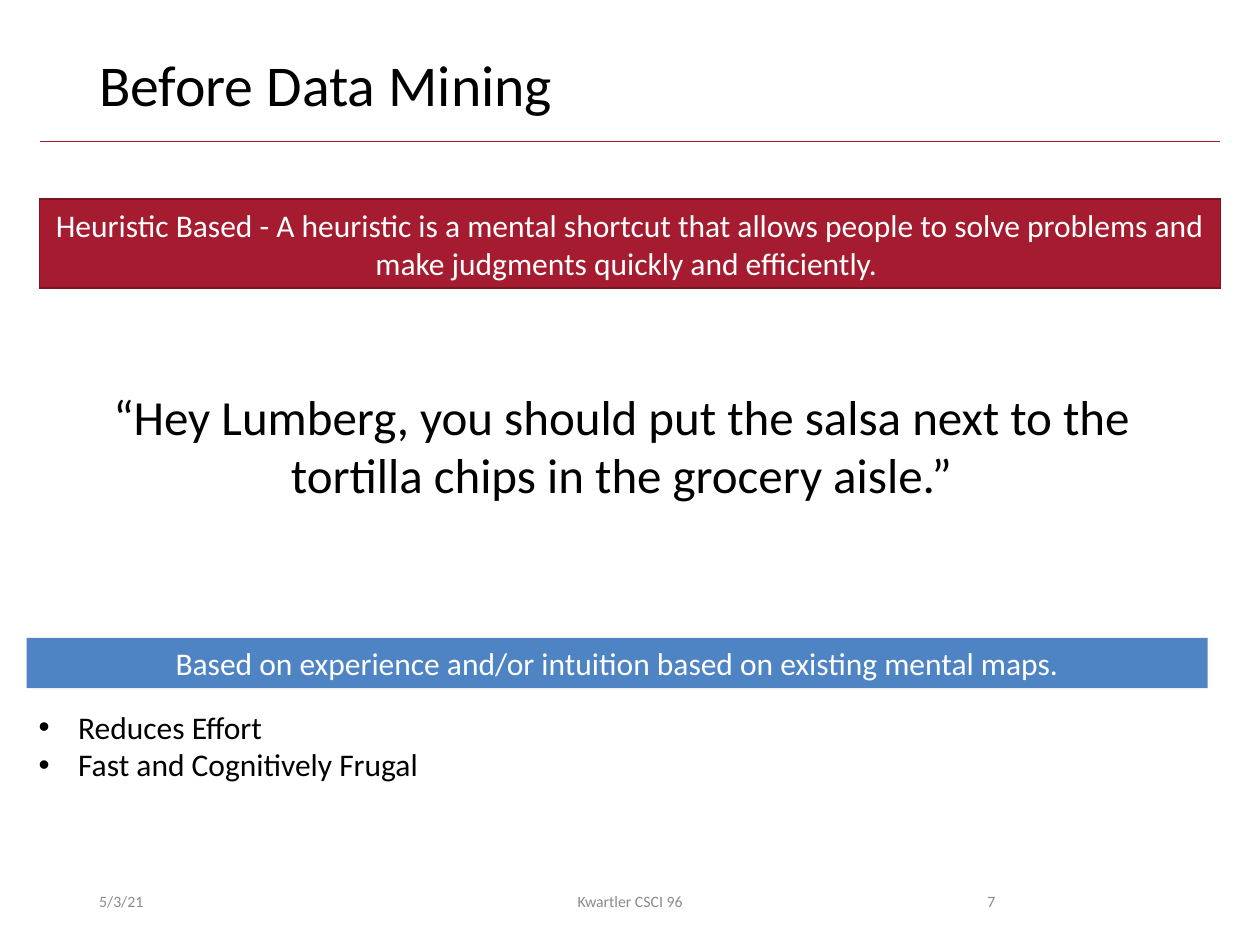
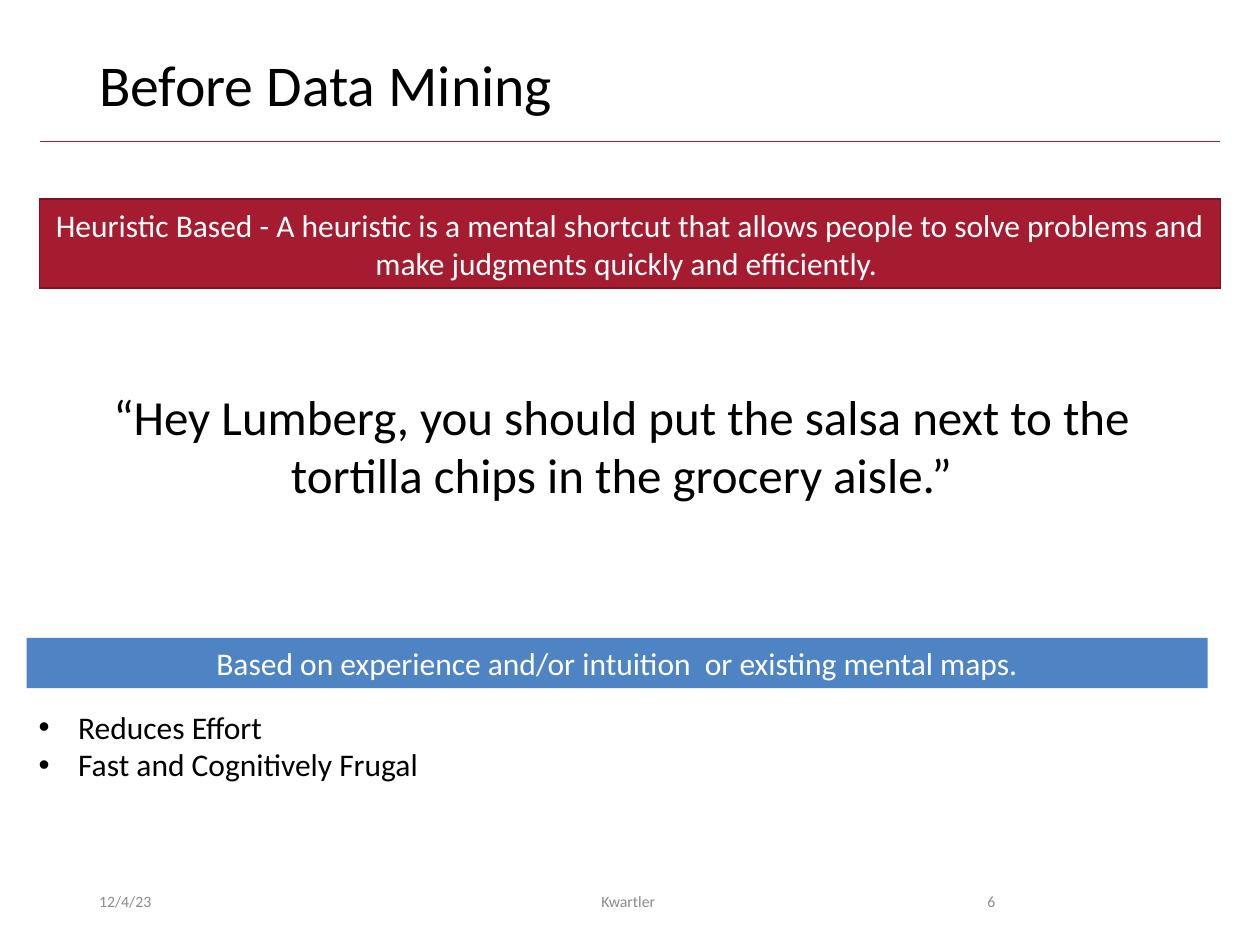
Before and after one commit to kwartler/Harvard_DataMining_Business_Student, a slide deck: slide 6 of Lessons/L_unsupervised/AssociationRules_CollaborativeFiltering.pptx (slide 7 before the commit). Drawn at 1260x945 pixels with LibreOffice and Linux fonts; fonts in the diff are those of the drawing; background and template pictures are left out. Boxes give left, top, right and bottom in pixels: in the first picture for what was removed or moved away, otherwise in the second. Text is boxed around its words. In the diff, an @@ line names an element or a change of style, - is before the commit and + after.

```diff
--- a/Lessons/L_unsupervised/AssociationRules_CollaborativeFiltering.pptx
+++ b/Lessons/L_unsupervised/AssociationRules_CollaborativeFiltering.pptx
@@ text in rectangle at (x1=216, y1=653, x2=1017, y2=681): text changed @@
-Based on experience and/or intuition based on existing mental maps.
+Based on experience and/or intuition or existing mental maps.
@@ text at (x1=99, y1=896, x2=151, y2=908): text changed @@
-5/3/21
+12/4/23
@@ text at (x1=601, y1=896, x2=655, y2=907): text changed @@
-Kwartler CSCI 96
+Kwartler
@@ page number at (x1=987, y1=896, x2=995, y2=907): text changed @@
-7
+6
```
Also in this commit, not shown: 41 other slides changed, 3 slides removed.
